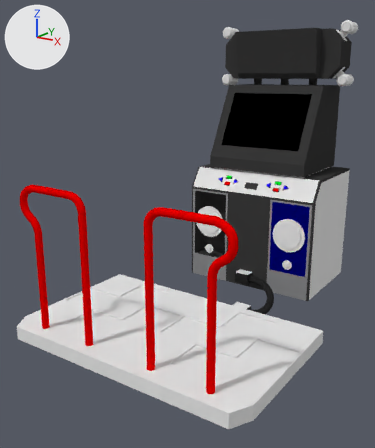
Two versions of the Blender file Content/Blender/ITGMachine/itgmachine.blend, one commit apart.
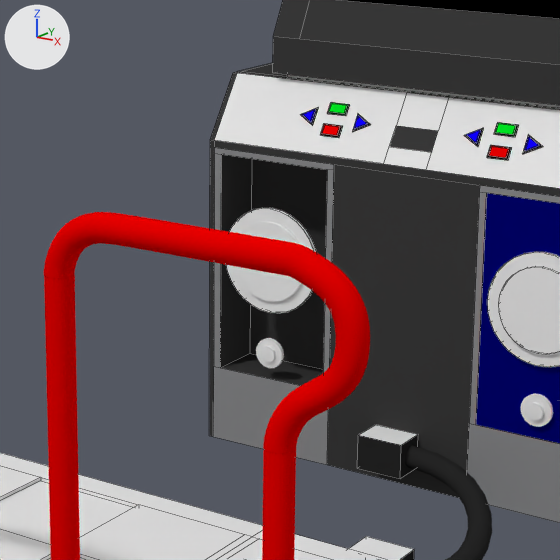
Each version is shown whole from a camera (50 mm lens) standing at (6.8, -11.79, 2.61) and looking at (-0.46, -1.28, -1.01), then close up on the part from 35% to 78% of the width and 33% to 69% of the height. The lights are fixed; the arrows at upper left show +X, +Y and +Z. The close-ups show mesh edges as thin lines.

Names of what the first close-up shows: 'Body', 'Body.002', 'Body.003', 'Body.004', 'Body.005', 'Cube.003', 'Cube.017', 'Cylinder.006', 'Cylinder.016', 'DisplayBase', 'NurbsPath', 'Player1UpArrow'.
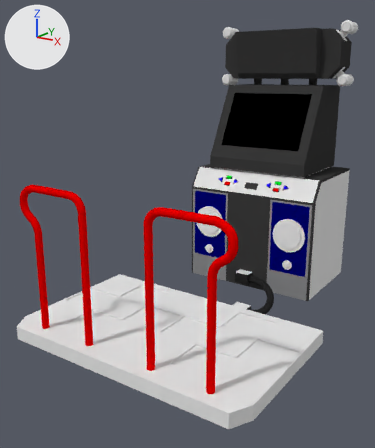
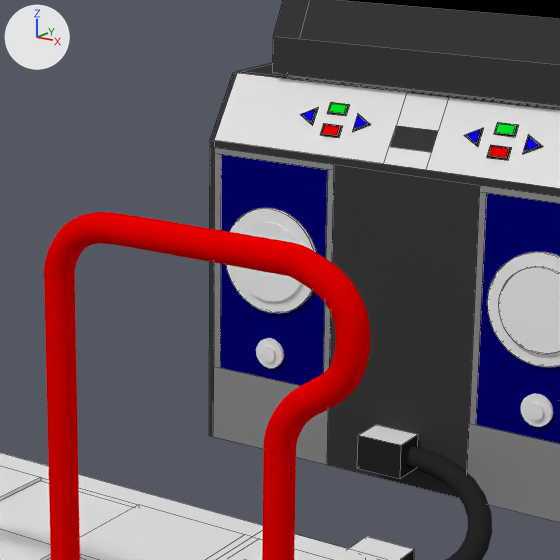
Changed parts and their boxes (x1, y1, x2, y2) in the close-ups (560 x 560 px):
'Body.006', added (blue)
    after: (220, 154, 327, 385)

Patch to the scene script:
```diff
--- a/Content/Blender/ITGMachine/itgmachine.blend.py
+++ b/Content/Blender/ITGMachine/itgmachine.blend.py
@@ me_cube_056 @@
+me_cube_056.from_pydata([(-0.94, -1.73, 1.69), (-0.94, -1.73, -0.31), (-0.38, -1.73, 1.69), (-0.38, -1.73, -0.31)], [], [(2, 0, 1, 3)])
+me_cube_056.materials.append(mat_blueglassmaterial)  # dark blue #00016e
@@ ob_body_006 @@
+ob_body_006 = bpy.data.objects.new('Body.006', me_cube_056)
+ob_body_006.location = (0.0, 2.86, -2.421)
+ob_body_006.scale = (1.96, 1.0, 1.0)
```
